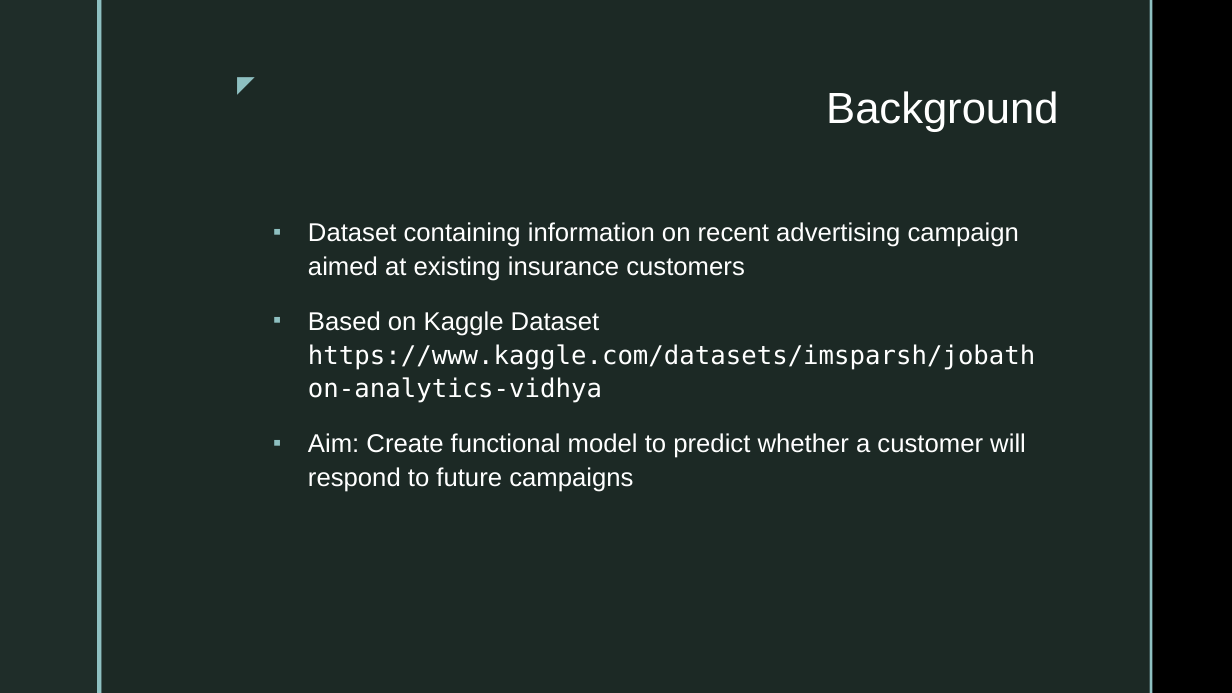
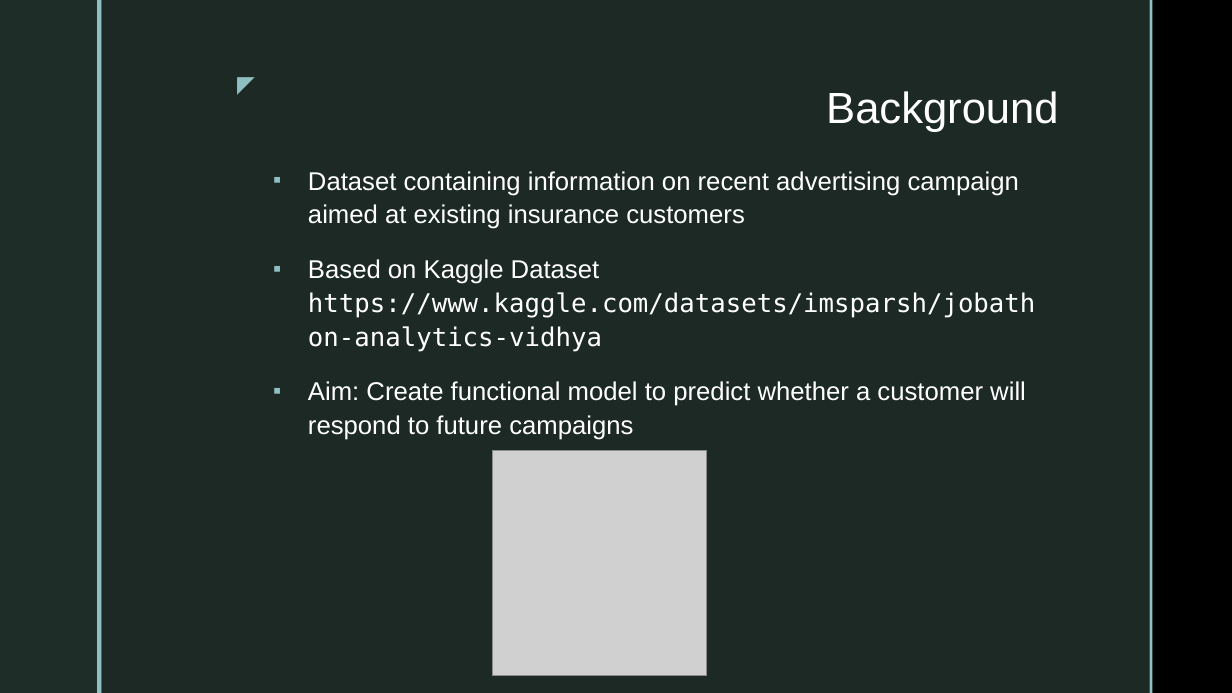
Before and after one commit to DannyBruzz/Project_4_Capstone, a slide deck: slide 2 of Project_4_pp.pptx. Drawn at 1232x693 pixels with LibreOffice and Linux fonts; fonts in the diff are those of the drawing; grey boxes stand for pictures; background and template pictures are left out. Boxes give left, top, right and bottom in pixels: in the first picture for what was removed or moved away, otherwise in the second. Text is boxed around its words. In the diff, an @@ line names an element or a change of style, - is before the commit and + after.

```diff
--- a/Project_4_pp.pptx
+++ b/Project_4_pp.pptx
@@ text "Dataset containing information on recent ...": place and size @@
-text "Dataset containing information on recent ..." at <box>308,222,1035,492</box>
+text "Dataset containing information on recent ..." at <box>308,171,1035,440</box>
@@ picture added at <box>493,451,706,677</box> @@
```
Also in this commit, not shown: 6 other slides changed, 1 other file.
